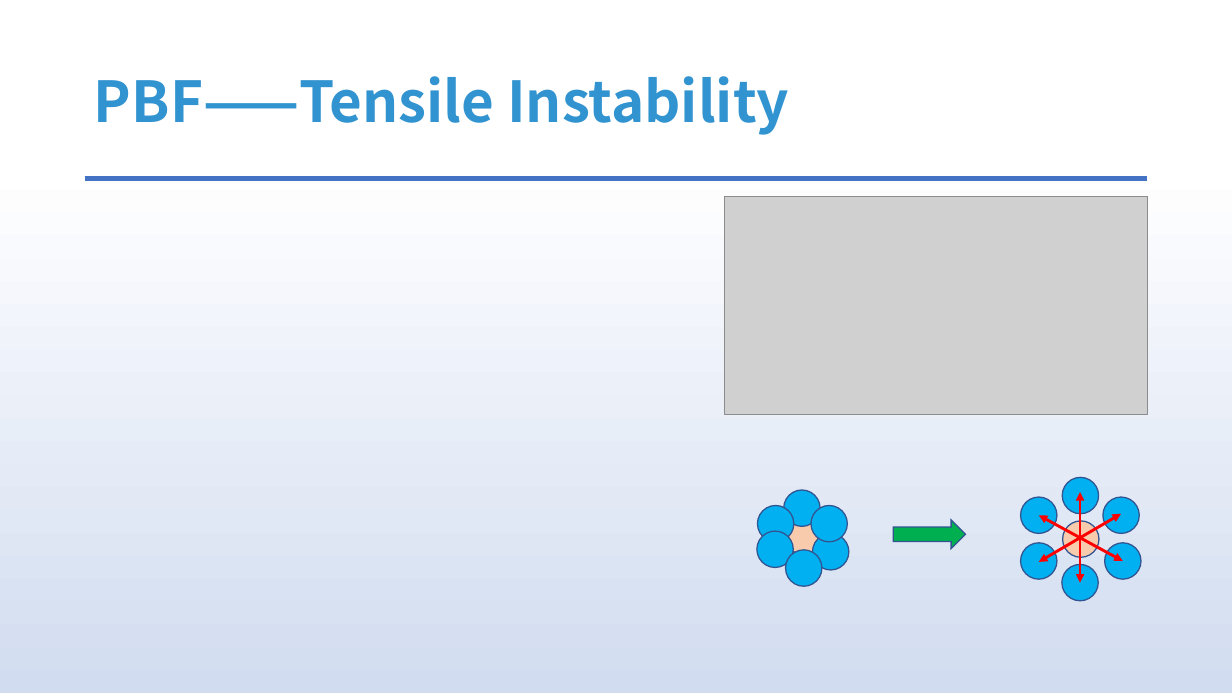
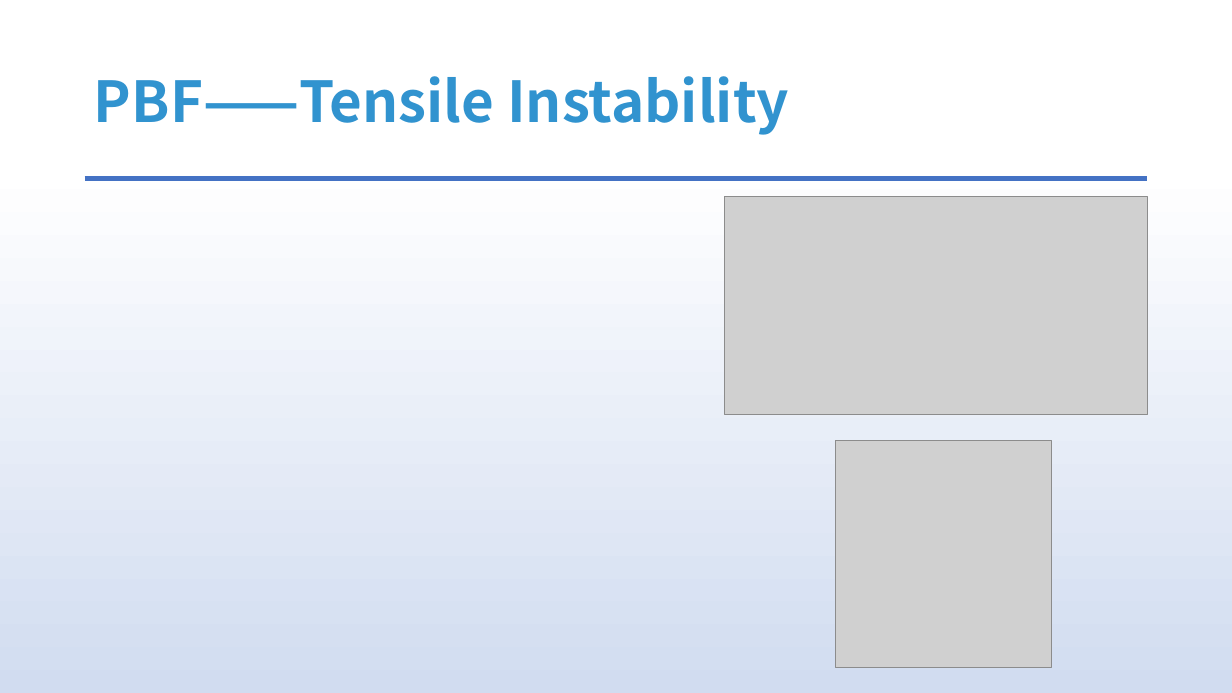
Before and after one commit to answerear/UnityFluid, a slide deck: slide 19 of doc/流体模拟入门分享-Part II.pptx (slide 21 before the commit). Drawn at 1232x693 pixels with LibreOffice and Linux fonts; fonts in the diff are those of the drawing; grey boxes stand for pictures. Boxes give left, top, right and bottom in pixels: in the first picture for what was removed or moved away, otherwise in the second. Text is boxed around its words. In the diff, an @@ line names an element or a change of style, - is before the commit and + after.

```diff
--- a/doc/流体模拟入门分享-Part II.pptx
+++ b/doc/流体模拟入门分享-Part II.pptx
@@ picture added at <box>836,441,1052,668</box> @@
@@ right arrow removed at <box>894,520,966,549</box> @@
@@ group removed at <box>1021,478,1141,601</box>: 7 ellipses, 3 double arrows @@
@@ group removed at <box>757,490,848,586</box>: 7 ellipses @@
```
Also in this commit, not shown: 8 other slides changed, 2 slides removed.
